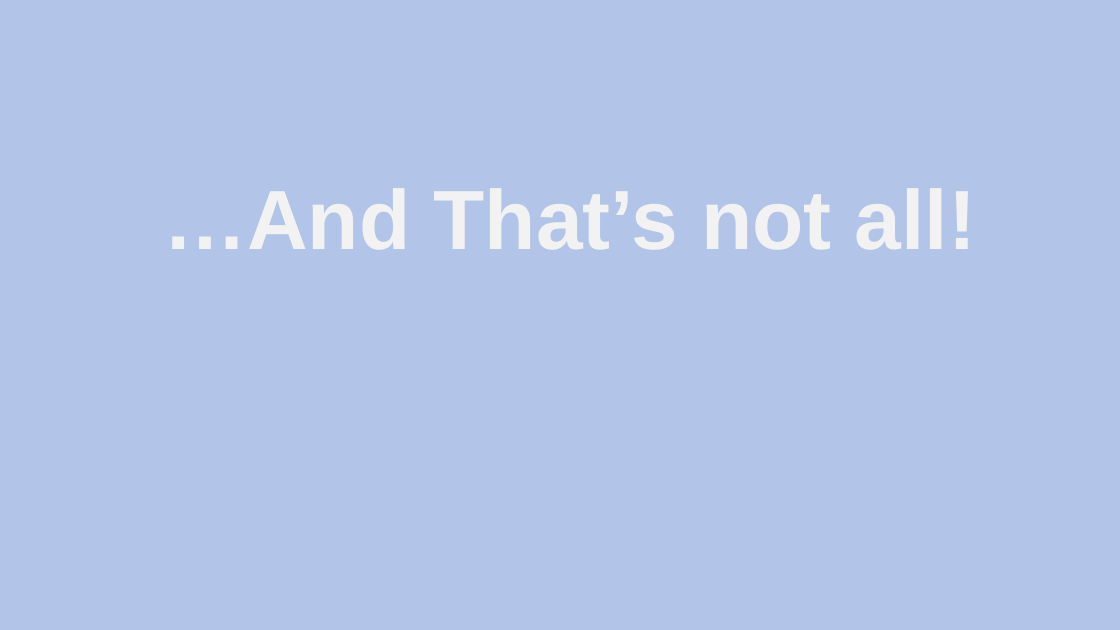
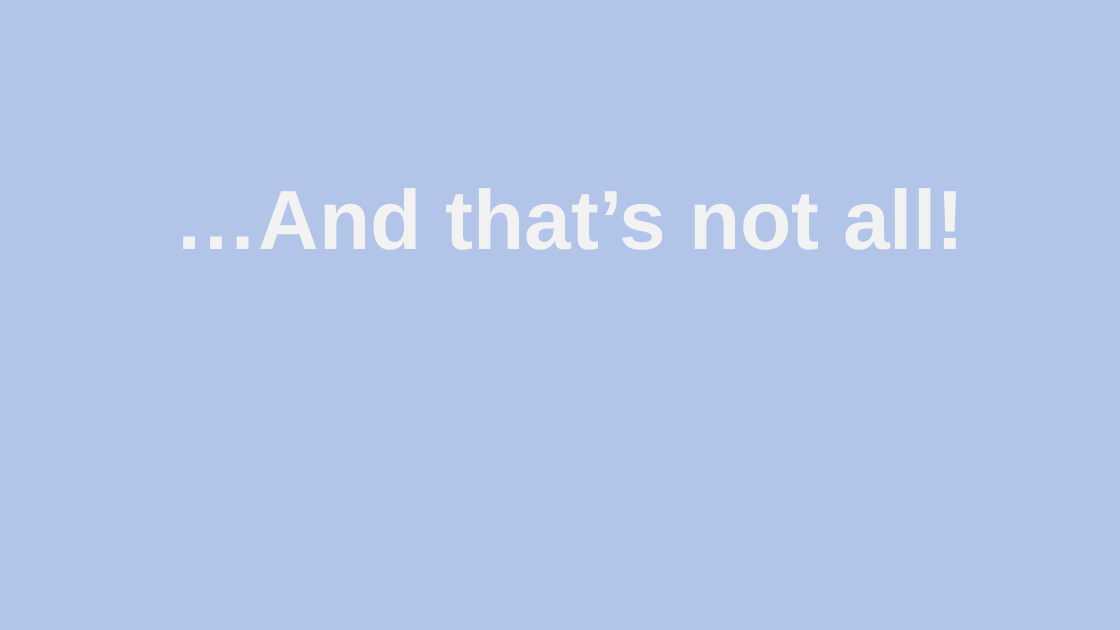
Before and after one commit to SeanKilleen/Presentations, a slide deck: slide 36 of 2016-06_AkkaIntro/presentation/BaltoMSDN_Akka.pptx (slide 35 before the commit). Drawn at 1120x630 pixels with LibreOffice and Linux fonts; fonts in the diff are those of the drawing; background and template pictures are left out. Boxes give left, top, right and bottom in pixels: in the first picture for what was removed or moved away, otherwise in the second. Text is boxed around its words. In the diff, an @@ line names an element or a change of style, - is before the commit and + after.

```diff
--- a/2016-06_AkkaIntro/presentation/BaltoMSDN_Akka.pptx
+++ b/2016-06_AkkaIntro/presentation/BaltoMSDN_Akka.pptx
@@ title at (x1=175, y1=188, x2=964, y2=250): text changed @@
-…And That’s not all!
+…And that’s not all!
```
Also in this commit, not shown: 2 other slides changed, 1 slide added, 1 other file.
